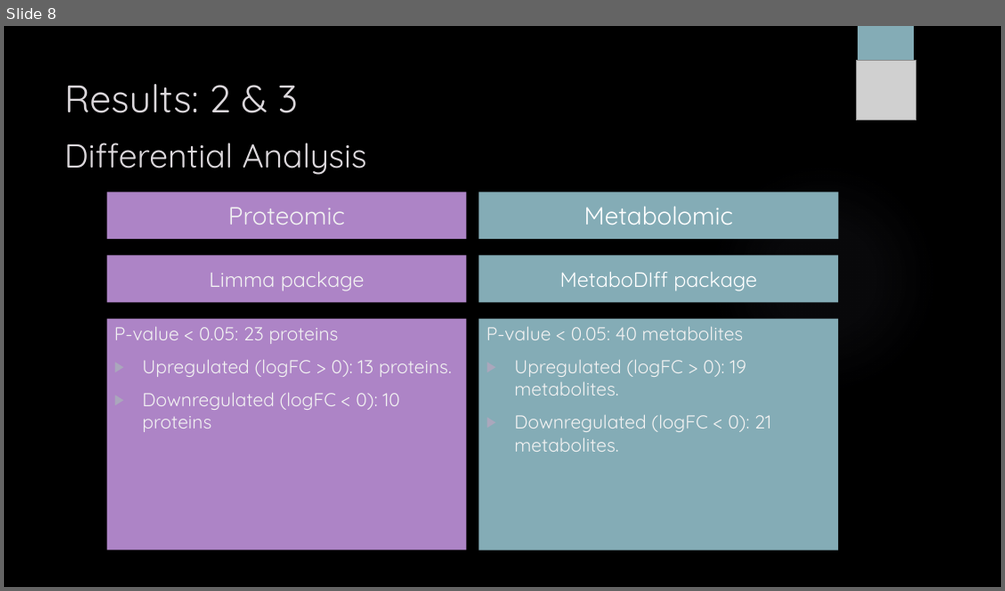
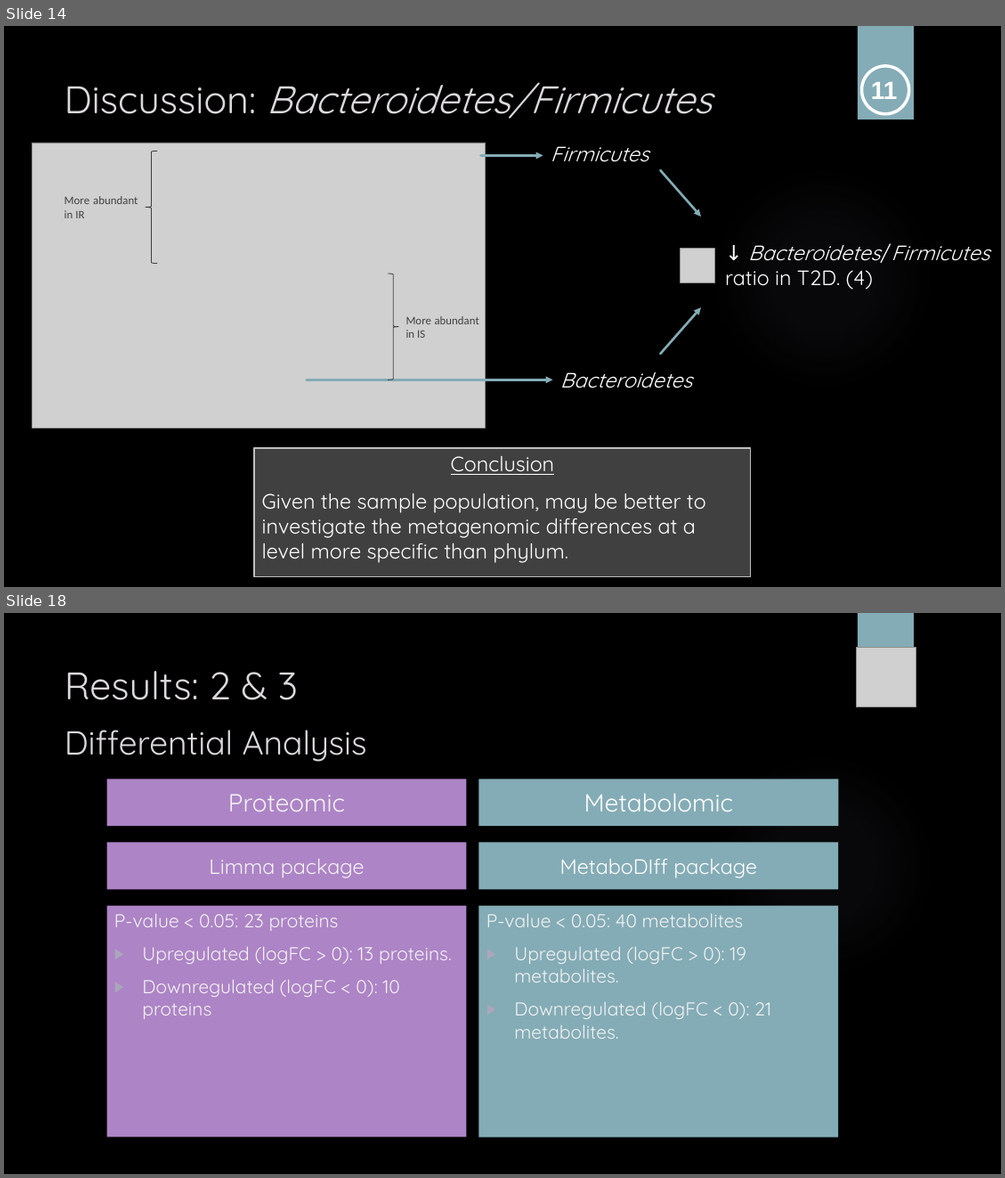
Before and after one commit to sabdeolive/Sabrina_BMS_Bachelor-Internship, a slide deck: Final Presentation.pptx. Shown one above the other, each under a label of ours: slide 8 before the commit, slides 14 and 18 after it; the slides between them are not shown. The pictures are 1005x591 and 1005x1178 pixels, drawn with LibreOffice and Linux fonts; fonts in the diff are those of the drawing; grey boxes stand for pictures; background and template pictures are left out. Boxes give left, top, right and bottom in pixels: in the first picture for what was removed or moved away, otherwise in the second. Text is boxed around its words. In the diff, an @@ line names an element or a change of style, - is before the commit and + after.

```diff
--- a/Final Presentation.pptx
+++ b/Final Presentation.pptx
@@ slide 14 added at bbox=[4, 26, 1001, 587], background picture (left out); not listed: 2 template elements that a slide beside it also shows @@
@@ ellipse added at bbox=[862, 66, 909, 113], outline #FFFFFF 3 pt @@
@@ text added at bbox=[65, 82, 712, 119], 37 pt, text #DCD8DC, italic @@
+Discussion: Bacteroidetes/Firmicutes
@@ text added at bbox=[871, 82, 898, 99], 24 pt, text #FFFFFF, bold @@
+11
@@ picture added at bbox=[32, 143, 485, 428] @@
@@ left brace added at bbox=[146, 151, 156, 263], outline #404040 0.75 pt @@
@@ arrow added from (481, 155) to (543, 155), #84ACB6 2.25 pt @@
@@ text added at bbox=[550, 146, 649, 162], 20 pt, text #FFFFFF, italic @@
+Firmicutes
@@ arrow added from (661, 170) to (701, 216), #84ACB6 2.25 pt @@
@@ text added at bbox=[65, 196, 138, 218], 11 pt, text #404040 @@
+More abundant in IR
@@ picture added at bbox=[680, 248, 715, 283] @@
@@ text added at bbox=[725, 245, 990, 289], 20 pt, text #FFFFFF, italic @@
+↓ Bacteroidetes/Firmicutes
+ratio in T2D. (4)
@@ left brace added at bbox=[388, 273, 399, 379], outline #404040 0.75 pt @@
@@ text added at bbox=[406, 316, 479, 338], 11 pt, text #404040 @@
+More abundant in IS
@@ arrow added from (661, 354) to (701, 307), #84ACB6 2.25 pt @@
@@ text added at bbox=[560, 371, 692, 388], 20 pt, text #FFFFFF, italic @@
+Bacteroidetes
@@ arrow added from (306, 379) to (553, 379), #84ACB6 2.25 pt @@
@@ rectangle added at bbox=[254, 448, 751, 577], fill #FFFFFF at 25% opacity, outline #BFBFBF 1.5 pt @@
@@ text added at bbox=[262, 456, 706, 563], 20 pt, text #FFFFFF @@
+Conclusion
+Given the sample population, may be better to investigate the metagenomic differences at a level more specific than phylum.
@@ what was slide 8 is now slide 18 @@
```
Also in this commit, not shown: 1 slide changed, 14 other slides added.
